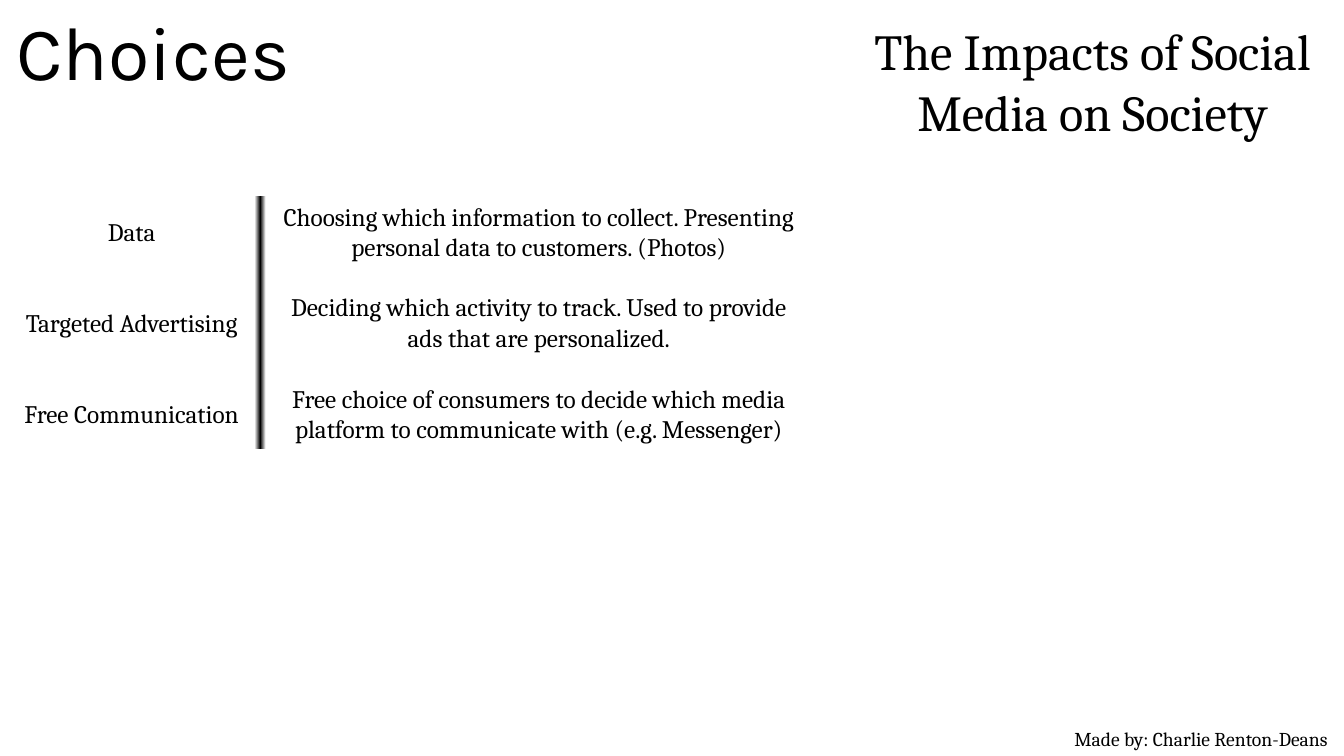
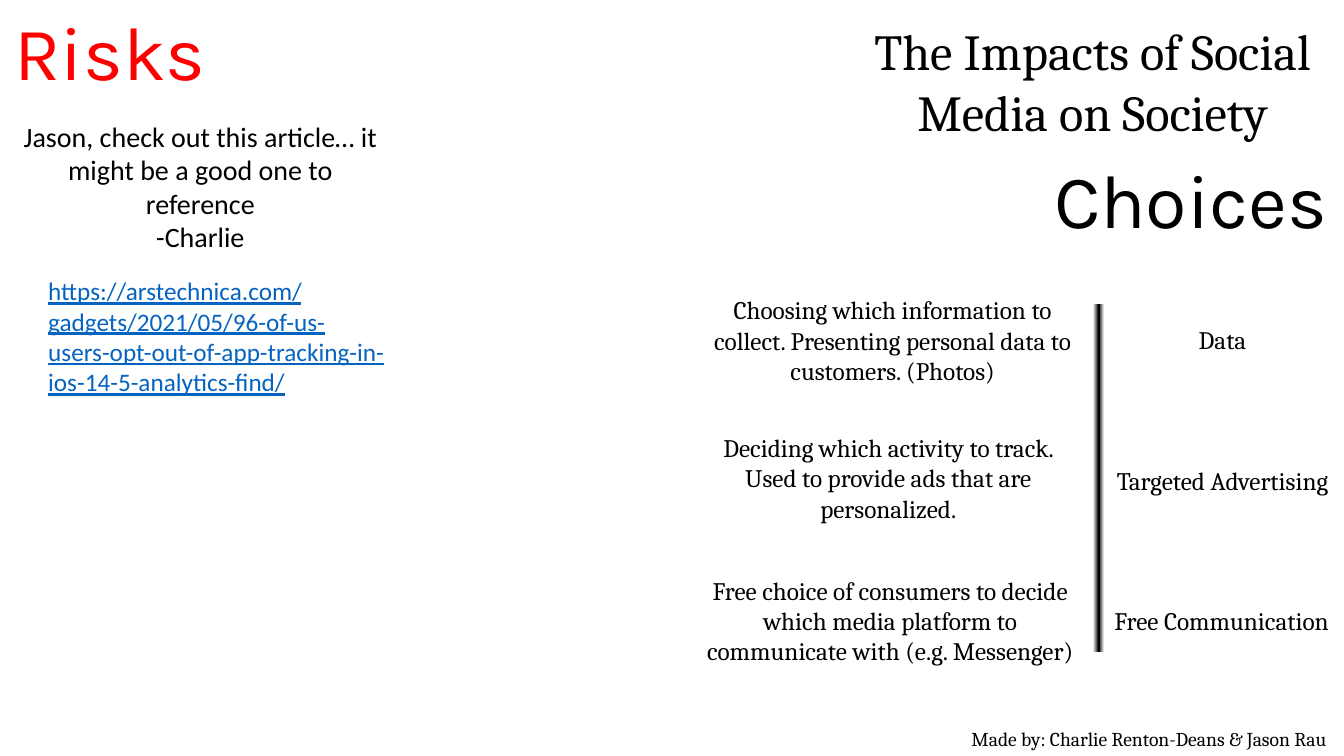
Before and after one commit to 20119382-AUT/-11-1108-ssnn-11-1108-ssnn-, a slide deck: slide 2 of Team Project Presentation/Team Project Presentation.pptx (slide 1 before the commit). Drawn at 1344x756 pixels with LibreOffice and Linux fonts; fonts in the diff are those of the drawing. Boxes give left, top, right and bottom in pixels: in the first picture for what was removed or moved away, otherwise in the second. Text is boxed around its words. In the diff, an @@ line names an element or a change of style, - is before the commit and + after.

```diff
--- a/Team Project Presentation/Team Project Presentation.pptx
+++ b/Team Project Presentation/Team Project Presentation.pptx
@@ text added at box(15, 28, 206, 81), 54 pt, text #FF0000 @@
+Risks
@@ text added at box(24, 127, 377, 248), 20 pt, text #000000 @@
+Jason, check out this article… it might be a good one to reference
+-Charlie
@@ text "Choices": place and size @@
-text "Choices" at box(17, 28, 290, 81)
+text "Choices" at box(1054, 176, 1327, 229)
@@ text added at box(48, 282, 384, 396), 18 pt, text #0563C1, underline @@
+https://arstechnica.com/gadgets/2021/05/96-of-us-users-opt-out-of-app-tracking-in-ios-14-5-analytics-find/
@@ text "Choosing which information to collect. ..." rewrapped from box(284, 208, 794, 262) to box(714, 301, 1071, 384) @@
@@ rectangle: place and size @@
-rectangle at box(243, 196, 278, 449)
+rectangle at box(1082, 304, 1117, 653)
@@ text "Data": place and size @@
-text "Data" at box(108, 224, 156, 242)
+text "Data" at box(1199, 332, 1247, 350)
@@ text "Deciding which activity to track. ..." rewrapped from box(291, 298, 786, 353) to box(723, 439, 1054, 524) @@
@@ text "Targeted Advertising": place and size @@
-text "Targeted Advertising" at box(26, 314, 238, 338)
+text "Targeted Advertising" at box(1117, 472, 1329, 496)
@@ text "Free choice of consumers to ..." rewrapped from box(292, 390, 786, 444) to box(707, 582, 1073, 666) @@
@@ text "Free Communication": place and size @@
-text "Free Communication" at box(24, 406, 239, 424)
+text "Free Communication" at box(1114, 613, 1329, 631)
@@ text at box(971, 732, 1326, 751): text changed @@
-Made by: Charlie Renton-Deans
+Made by: Charlie Renton-Deans & Jason Rau
```
Also in this commit, not shown: 2 other slides changed.
